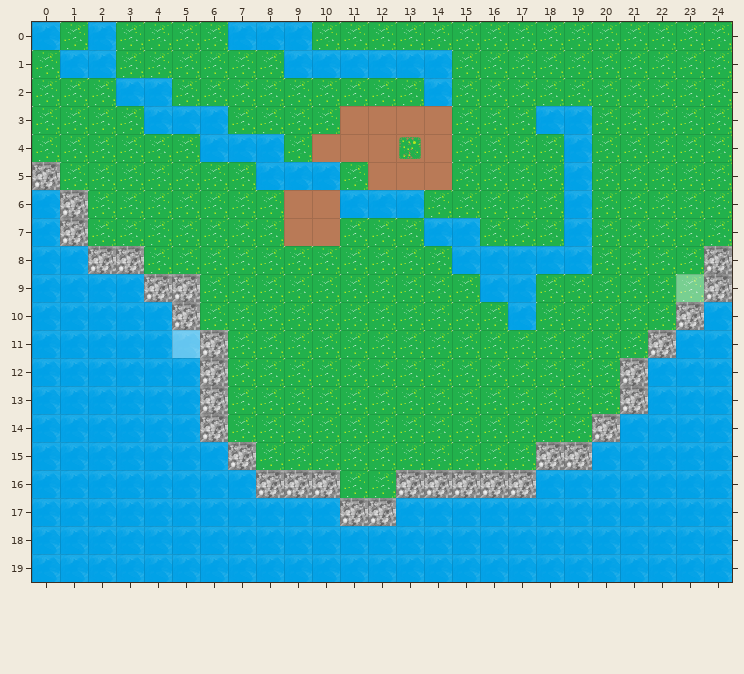
A Tiled map gets an edit: Pictures/tiledstuff1.tmx. Above: the version before the commit.
Cells are 32x32 px. Shown: x 0..24, y 0..19.
Now the later version:
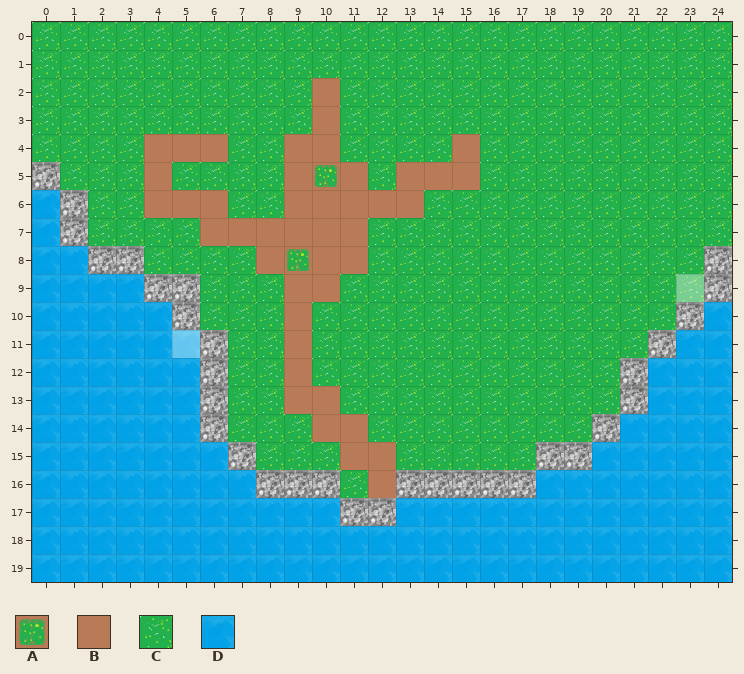
Key: from "Tiles": A 0, B 2, C 4, D 5.
_ is an empty cell.
Changes in this commit:
{"where": "layer \"Tile Layer 1\""}
{"y":0,"x":0,"old":"D","new":"C"}
{"y":0,"x":2,"old":"D","new":"C"}
{"y":0,"x":7,"old":"DDD","new":"CCC"}
{"y":1,"x":1,"old":"DD","new":"CC"}
{"y":1,"x":9,"old":"DDDDDD","new":"CCCCCC"}
{"y":2,"x":3,"old":"DD","new":"CC"}
{"y":2,"x":10,"old":"C","new":"B"}
{"y":2,"x":14,"old":"D","new":"C"}
{"y":3,"x":4,"old":"DDD","new":"CCC"}
{"y":3,"x":10,"old":"CBBBB","new":"BCCCC"}
{"y":3,"x":18,"old":"DD","new":"CC"}
{"y":4,"x":4,"old":"CCDDDC","new":"BBBCCB"}
{"y":4,"x":11,"old":"BBABC","new":"CCCCB"}
{"y":4,"x":19,"old":"D","new":"C"}
{"y":5,"x":4,"old":"C","new":"B"}
{"y":5,"x":8,"old":"DDDCB","new":"CBABC"}
{"y":5,"x":15,"old":"C","new":"B"}
{"y":5,"x":19,"old":"D","new":"C"}
{"y":6,"x":4,"old":"CCC","new":"BBB"}
{"y":6,"x":11,"old":"DDD","new":"BBB"}
{"y":6,"x":19,"old":"D","new":"C"}
{"y":7,"x":6,"old":"CCC","new":"BBB"}
{"y":7,"x":11,"old":"C","new":"B"}
{"y":7,"x":14,"old":"DD","new":"CC"}
{"y":7,"x":19,"old":"D","new":"C"}
{"y":8,"x":8,"old":"CCCC","new":"BABB"}
{"y":8,"x":15,"old":"DDDDD","new":"CCCCC"}
{"y":9,"x":9,"old":"CC","new":"BB"}
{"y":9,"x":16,"old":"DD","new":"CC"}
{"y":10,"x":9,"old":"C","new":"B"}
{"y":10,"x":17,"old":"D","new":"C"}
{"y":11,"x":9,"old":"C","new":"B"}
{"y":12,"x":9,"old":"C","new":"B"}
{"y":13,"x":9,"old":"CC","new":"BB"}
{"y":14,"x":10,"old":"CC","new":"BB"}
{"y":15,"x":11,"old":"CC","new":"BB"}
{"y":16,"x":12,"old":"C","new":"B"}
{"label":"changed","picture_box":[32,22,592,498]}
